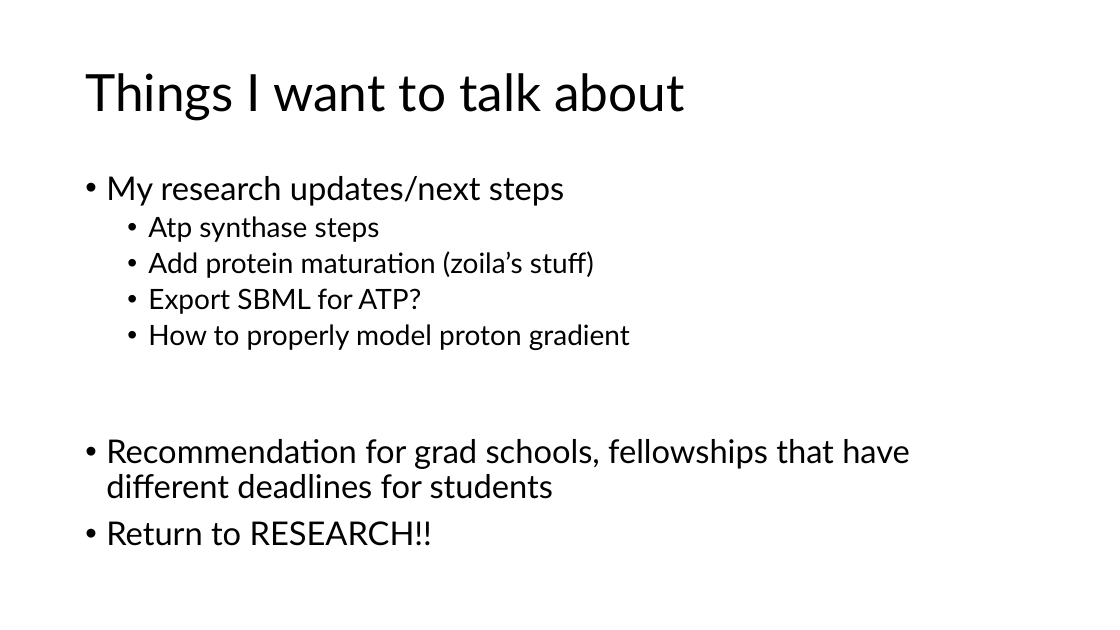
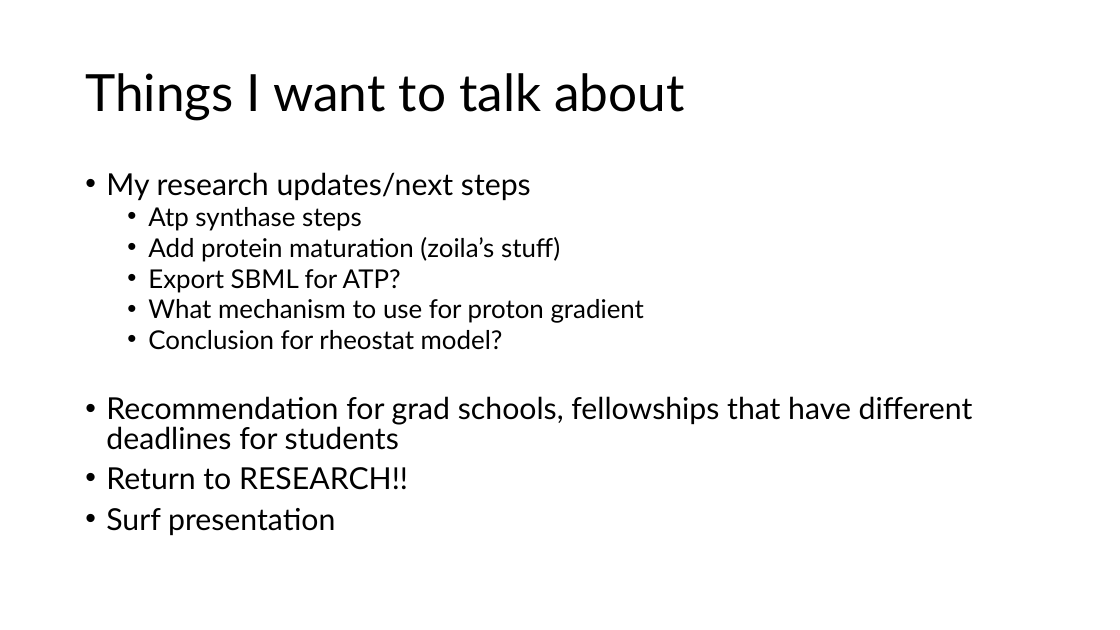
Before and after one commit to AnkitaRoychoudhury/ug_murray, a slide deck: slide 2 of miscellaneous/presentations/202020720_murray_mtg.pptx. Drawn at 1120x630 pixels with LibreOffice and Linux fonts; fonts in the diff are those of the drawing. Boxes give left, top, right and bottom in pixels: in the first picture for what was removed or moved away, otherwise in the second. Text is boxed around its words. In the diff, an @@ line names an element or a change of style, - is before the commit and + after.

```diff
--- a/miscellaneous/presentations/202020720_murray_mtg.pptx
+++ b/miscellaneous/presentations/202020720_murray_mtg.pptx
@@ text at (106, 172, 973, 490): size 28 to 25.9 pt in "My research updates/next steps", "Recommendation for grad schools, fellowships that have ...", "Return to RESEARCH!!"; size 24 to 22.2 pt in "Atp synthase steps", "Add protein maturation (zoila’s stuff)", "Export SBML for ATP?"; line spacing 0.9 to 0.8 @@
@@ text at (148, 299, 644, 350): text changed; size 24 to 22.2 pt @@
-  • How to properly model proton gradient
+  • What mechanism to use for proton gradient
+  • Conclusion for rheostat model?
@@ text at (106, 508, 335, 536): paragraph added @@
+• Surf presentation
```
Also in this commit, not shown: 1 other slide changed, 10 slides added, 2 slides removed, 7 other files.
